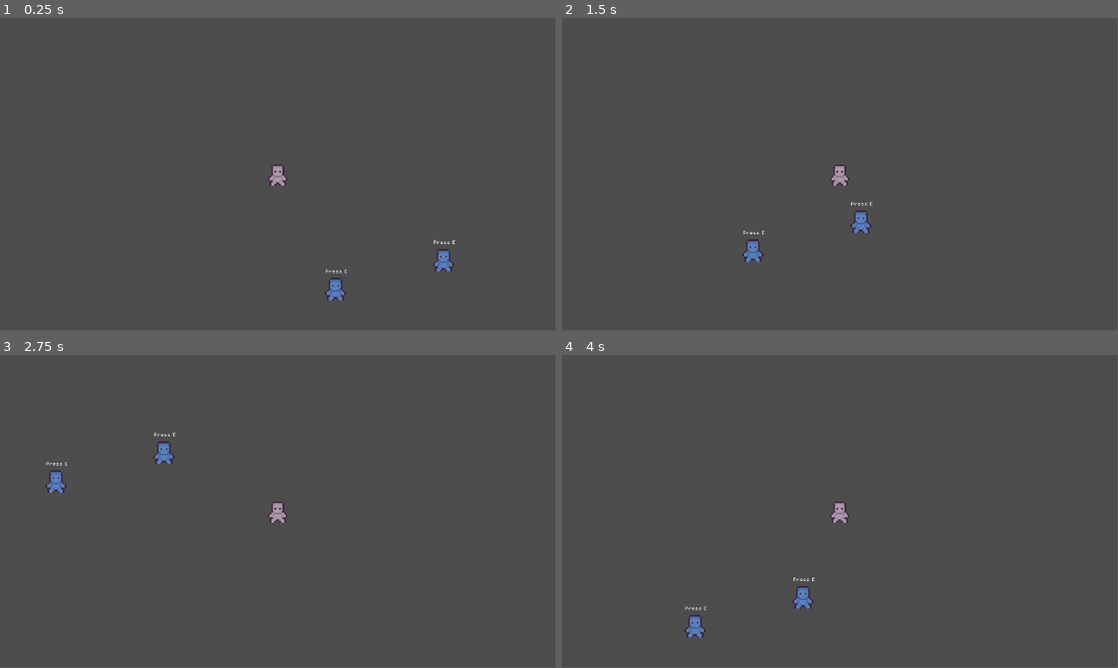
Above: before the commit, frames 1-4 (two rows, left to right).
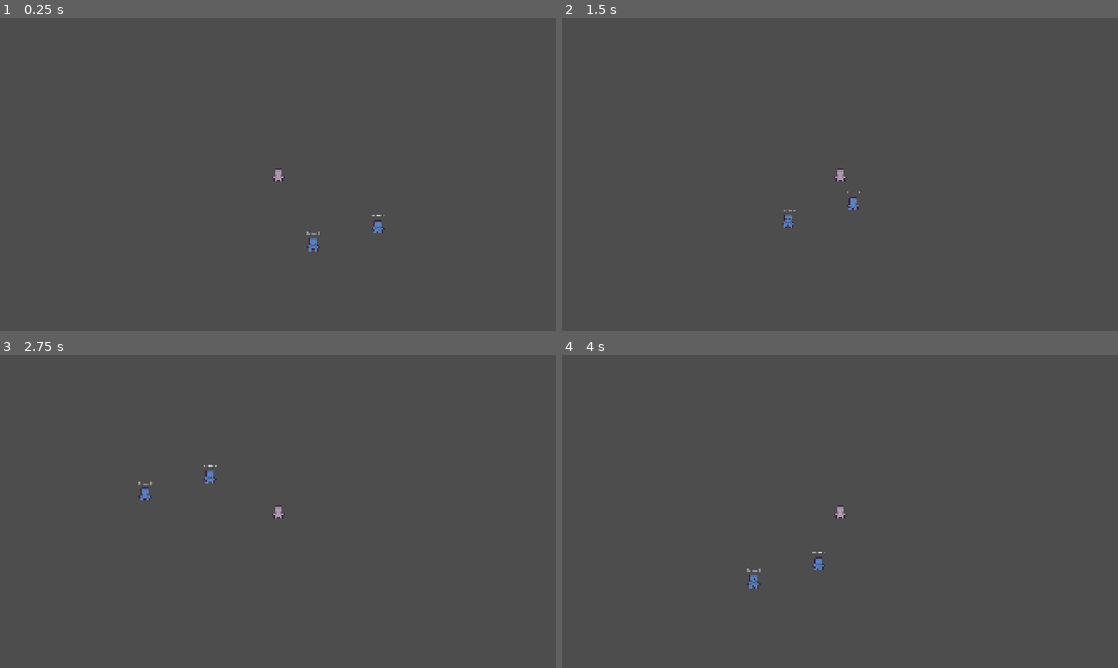
Above: after the commit, the same moments.

Repository: Dobix/godot-nostra
Game: Godot game, scene res://scenes/main.tscn
Two runs of this game, one before a commit and one after it. Both use one fixed random seed, a clock stepped at 60 frames per second and the inputs below.
Inputs (mouse positions are in pixels of both pictures, inside the frame that each line leads up to):
- Up to frame 1 (0.25 s): no input
- Up to frame 2 (1.5 s): tap E (Interact) at 0.5, 0.6, 1.25 s; move the mouse to (962, 158) at 0.52 s; hold D (right) 0.53-1.28 s; click (962, 158) at 0.67 s; move the mouse to (728, 190) at 1.27 s; hold S (down) from 1.28 s (still down); click (728, 190) at 1.35 s
- Up to frame 3 (2.75 s): tap E (Interact) at 2, 2.1 s; move the mouse to (333, 442) at 2.02 s; release S (down) at 2.03 s; hold D (right) from 2.03 s (still down)
- Up to frame 4 (4 s): tap E (Interact) at 2.75, 3.5, 3.6 s; move the mouse to (812, 574) at 2.77 s; release D (right) at 2.78 s; hold W (up) 2.78-3.53 s; click (812, 574) at 2.85 s; move the mouse to (1006, 558) at 3.52 s; hold A (left) from 3.53 s (still down)
In our replay, the window is 799x449 before the commit and 800x450 after it. These sizes can differ from the game's own. Grey fills any space a smaller window leaves; there, only what the larger window draws over its background counts as a difference.

The runs differ from the first frame. In frame 1, 0.7% of the frame differs, in the area x 48-82%, y 46-91%; in frame 2, 0.7%; in frame 3, 0.7%; in frame 4, 0.7%, in the area x 22-52%, y 46-91%.

Commit message:
cleaned up ui

Diff:
--- a/project.godot
+++ b/project.godot
@@ -17,6 +17,13 @@
 [autoload]
 
 Main="*res://scripts/main.gd"
+
+[display]
+
+window/size/viewport_width=1920
+window/size/viewport_height=1080
+window/stretch/mode="canvas_items"
+window/stretch/aspect="expand"
 
 [file_customization]
 
--- a/scenes/nostra/nostra_game.tscn
+++ b/scenes/nostra/nostra_game.tscn
@@ -17,91 +17,140 @@
 [node name="Nostra_Game" type="CanvasLayer"]
 script = ExtResource("1_ddfj3")
 
-[node name="MarginContainer" type="MarginContainer" parent="."]
+[node name="Background" type="ColorRect" parent="."]
 anchors_preset = 15
 anchor_right = 1.0
 anchor_bottom = 1.0
 grow_horizontal = 2
 grow_vertical = 2
+color = Color(0.234023, 0.18882, 0.0760692, 1)
 
-[node name="ColorRect_Background" type="ColorRect" parent="MarginContainer"]
-layout_mode = 2
-color = Color(0.353308, 0.2695, 0.395739, 1)
-
-[node name="Heading_Label" type="Label" parent="MarginContainer"]
-visible = false
-layout_mode = 2
-size_flags_horizontal = 4
-size_flags_vertical = 0
-theme_override_fonts/font = ExtResource("1_8dttg")
-theme_override_font_sizes/font_size = 32
-text = "NostraGame"
-
-[node name="Enemy_Label" type="Label" parent="MarginContainer"]
-layout_mode = 2
+[node name="Enemy_Label" type="Label" parent="."]
+offset_right = 202.0
+offset_bottom = 16.0
 size_flags_horizontal = 0
 size_flags_vertical = 0
 theme_override_fonts/font = ExtResource("2_ddfj3")
 text = "You play against"
 
-[node name="Turn_label" type="Label" parent="MarginContainer"]
-layout_mode = 2
+[node name="Turn_label" type="Label" parent="."]
+anchors_preset = 4
+anchor_top = 0.5
+anchor_bottom = 0.5
+offset_top = -8.0
+offset_right = 182.0
+offset_bottom = 8.0
+grow_vertical = 2
 size_flags_horizontal = 4
 size_flags_vertical = 0
 theme_override_fonts/font = ExtResource("1_8dttg")
 text = "Du bist dran!"
 
-[node name="Dice_result" type="Label" parent="MarginContainer"]
-layout_mode = 2
+[node name="Dice_result" type="Label" parent="."]
+anchors_preset = 8
+anchor_left = 0.5
+anchor_top = 0.5
+anchor_right = 0.5
+anchor_bottom = 0.5
+offset_left = -0.5
+offset_top = -11.5
+offset_right = 0.5
+offset_bottom = 11.5
+grow_horizontal = 2
+grow_vertical = 2
 size_flags_horizontal = 4
 
-[node name="npc_decision_label" type="Label" parent="MarginContainer"]
+[node name="npc_decision_label" type="Label" parent="."]
 visible = false
-layout_mode = 2
+anchors_preset = 8
+anchor_left = 0.5
+anchor_top = 0.5
+anchor_right = 0.5
+anchor_bottom = 0.5
+offset_left = -117.0
+offset_top = -8.0
+offset_right = 117.0
+offset_bottom = 8.0
+grow_horizontal = 2
+grow_vertical = 2
 size_flags_horizontal = 4
 theme_override_fonts/font = ExtResource("1_8dttg")
 text = "Der Gegner sagt:"
 
-[node name="round_result_label" type="Label" parent="MarginContainer"]
+[node name="round_result_label" type="Label" parent="."]
 visible = false
-layout_mode = 2
+anchors_preset = 8
+anchor_left = 0.5
+anchor_top = 0.5
+anchor_right = 0.5
+anchor_bottom = 0.5
+offset_left = -117.0
+offset_top = -8.0
+offset_right = 117.0
+offset_bottom = 8.0
+grow_horizontal = 2
+grow_vertical = 2
 size_flags_horizontal = 4
 theme_override_fonts/font = ExtResource("1_8dttg")
 text = "Der Gegner sagt:"
 
-[node name="Button_Roll" type="Button" parent="MarginContainer"]
-layout_mode = 2
+[node name="Button_Roll" type="Button" parent="."]
+anchors_preset = 8
+anchor_left = 0.5
+anchor_top = 0.5
+anchor_right = 0.5
+anchor_bottom = 0.5
+offset_left = -52.0
+offset_top = -12.0
+offset_right = 52.0
+offset_bottom = 12.0
+grow_horizontal = 2
+grow_vertical = 2
 size_flags_horizontal = 4
 size_flags_vertical = 4
 theme_override_fonts/font = ExtResource("2_ddfj3")
 text = "Würfeln"
 
-[node name="Button_Back" type="Button" parent="MarginContainer"]
-layout_mode = 2
-size_flags_horizontal = 8
-size_flags_vertical = 0
-theme_override_fonts/font = ExtResource("2_ddfj3")
-text = "Back"
-
-[node name="Button_show_end_result" type="Button" parent="MarginContainer"]
+[node name="Button_show_end_result" type="Button" parent="."]
 visible = false
-layout_mode = 2
+anchors_preset = 6
+anchor_left = 1.0
+anchor_top = 0.5
+anchor_right = 1.0
+anchor_bottom = 0.5
+offset_left = -190.0
+offset_top = -12.0
+offset_bottom = 12.0
+grow_horizontal = 0
+grow_vertical = 2
 size_flags_horizontal = 8
 size_flags_vertical = 4
 theme_override_fonts/font = ExtResource("2_ddfj3")
 text = "Zeige Ergebnis"
 
-[node name="Button_Next_Turn" type="Button" parent="MarginContainer"]
+[node name="Button_Next_Turn" type="Button" parent="."]
 visible = false
-layout_mode = 2
+anchors_preset = 6
+anchor_left = 1.0
+anchor_top = 0.5
+anchor_right = 1.0
+anchor_bottom = 0.5
+offset_left = -182.0
+offset_top = -12.0
+offset_bottom = 12.0
+grow_horizontal = 0
+grow_vertical = 2
 size_flags_horizontal = 8
 size_flags_vertical = 8
 theme_override_fonts/font = ExtResource("2_ddfj3")
 text = "Nächste Runde"
 
-[node name="Hand" type="ColorRect" parent="MarginContainer"]
+[node name="Hand" type="ColorRect" parent="."]
 custom_minimum_size = Vector2(600, 180)
-layout_mode = 2
+offset_left = 660.0
+offset_top = 900.0
+offset_right = 1260.0
+offset_bottom = 1080.0
 size_flags_horizontal = 4
 size_flags_vertical = 8
 color = Color(1, 1, 1, 0)
@@ -109,11 +158,11 @@
 hand_curve = SubResource("Curve_a0bb1")
 rotation_curve = SubResource("Curve_gk84w")
 
-[node name="PopupPanel" type="PopupPanel" parent="MarginContainer"]
+[node name="PopupPanel" type="PopupPanel" parent="."]
 initial_position = 2
 size = Vector2i(301, 100)
 
-[node name="HBoxContainer" type="HBoxContainer" parent="MarginContainer/PopupPanel"]
+[node name="HBoxContainer" type="HBoxContainer" parent="PopupPanel"]
 anchors_preset = 15
 anchor_right = 1.0
 anchor_bottom = 1.0
@@ -124,21 +173,20 @@
 grow_horizontal = 2
 grow_vertical = 2
 
-[node name="Older" type="Button" parent="MarginContainer/PopupPanel/HBoxContainer"]
+[node name="Older" type="Button" parent="PopupPanel/HBoxContainer"]
 layout_mode = 2
 size_flags_horizontal = 3
 theme_override_fonts/font = ExtResource("2_ddfj3")
 text = "Älter"
 
-[node name="Younger" type="Button" parent="MarginContainer/PopupPanel/HBoxContainer"]
+[node name="Younger" type="Button" parent="PopupPanel/HBoxContainer"]
 layout_mode = 2
 size_flags_horizontal = 3
 theme_override_fonts/font = ExtResource("2_ddfj3")
 text = "Jünger"
 
-[connection signal="pressed" from="MarginContainer/Button_Roll" to="." method="_on_button_roll_pressed"]
-[connection signal="pressed" from="MarginContainer/Button_Back" to="." method="_on_button_pressed"]
-[connection signal="pressed" from="MarginContainer/Button_show_end_result" to="." method="_on_button_show_end_result_pressed"]
-[connection signal="pressed" from="MarginContainer/Button_Next_Turn" to="." method="_on_button_next_turn_pressed"]
-[connection signal="pressed" from="MarginContainer/PopupPanel/HBoxContainer/Older" to="." method="_on_older_pressed"]
-[connection signal="pressed" from="MarginContainer/PopupPanel/HBoxContainer/Younger" to="." method="_on_younger_pressed"]
+[connection signal="pressed" from="Button_Roll" to="." method="_on_button_roll_pressed"]
+[connection signal="pressed" from="Button_show_end_result" to="." method="_on_button_show_end_result_pressed"]
+[connection signal="pressed" from="Button_Next_Turn" to="." method="_on_button_next_turn_pressed"]
+[connection signal="pressed" from="PopupPanel/HBoxContainer/Older" to="." method="_on_older_pressed"]
+[connection signal="pressed" from="PopupPanel/HBoxContainer/Younger" to="." method="_on_younger_pressed"]
--- a/scripts/nostra/nostra_game.gd
+++ b/scripts/nostra/nostra_game.gd
@@ -3,15 +3,15 @@
 @onready var deck_manager = preload("res://scripts/nostra/deck_manager.gd").new()
 @onready var ai = preload("res://scripts/nostra/nostra_ai_enemy.gd").new()
 
-@onready var hand: ColorRect = $MarginContainer/Hand
-@onready var popup: PopupPanel = $MarginContainer/PopupPanel
-@onready var dice_result: Label = $MarginContainer/Dice_result
-@onready var roll_button: Button = $MarginContainer/Button_Roll
-@onready var turn_label: Label = $MarginContainer/Turn_label
-@onready var npc_decision_label: Label = $MarginContainer/npc_decision_label
-@onready var round_result_label: Label = $MarginContainer/round_result_label
-@onready var next_turn_button: Button = $MarginContainer/Button_Next_Turn
-@onready var show_end_result_button: Button = $MarginContainer/Button_show_end_result
+@onready var hand: ColorRect = $Hand
+@onready var popup: PopupPanel = $PopupPanel
+@onready var dice_result: Label = $Dice_result
+@onready var roll_button: Button = $Button_Roll
+@onready var turn_label: Label = $Turn_label
+@onready var npc_decision_label: Label = $npc_decision_label
+@onready var round_result_label: Label = $round_result_label
+@onready var next_turn_button: Button = $Button_Next_Turn
+@onready var show_end_result_button: Button = $Button_show_end_result
 
 
 enum Turn { PLAYER, NPC }
@@ -45,7 +45,7 @@
 	turn_label.text = ""
 	hand.allowed_to_interact = false
 	hand.on_card_dbl_click = Callable(self, "show_card_popup")
-	$MarginContainer/Enemy_Label.text = "You play against: " + npc_name
+	$Enemy_Label.text = "You play against: " + npc_name
 
 	var full_deck = deck_manager.get_deck()
 	full_deck.shuffle()
@@ -140,10 +140,13 @@
 		attacker_card_data = card_data
 		attacker_decision = decision
 		if current_defender == "NPC":
+			remove_card_from_player_hand(card_data.id)  # HIER
 			respond_npc()
 	else:
 		defender_card_data = card_data
+		remove_card_from_player_hand(card_data.id)  # HIER
 		resolve_round(attacker_card_data, defender_card_data, attacker_decision, decision)
+
 
 func resolve_round(card1: CardData, card2: CardData, decision1: String, decision2: String):
 	npc_decision_label.hide()
@@ -191,11 +194,12 @@
 	round_result_label.show()
 	round_just_ended = true
 
-	draw_cards_if_possible()
-	await get_tree().create_timer(0.2).timeout
-
 	var player_empty = player_hand.is_empty() and player_deck.is_empty()
 	var npc_empty = npc_hand.is_empty() and npc_deck.is_empty()
+	print(player_empty)
+	print(npc_empty)
+	print(player_hand)
+	print(npc_hand)
 
 	if player_empty and npc_empty:
 		next_turn_button.hide()
@@ -217,6 +221,7 @@
 	round_result_label.hide()
 	next_turn_button.hide()
 	round_just_ended = false
+	draw_cards_if_possible()
 	next_turn()
 
 func _on_button_show_end_result_pressed():
@@ -262,6 +267,8 @@
 			player_hand = player_hand.filter(func(c): return c.id != card_id)
 			card.reparent(get_tree().root)
 			card.queue_free()
+			await get_tree().process_frame
+			hand._update_cards()
 			break
 
 func draw_cards_if_possible():
@@ -280,7 +287,6 @@
 		hand.allowed_to_interact = false
 		evaluate_round("Spieler", selected_popup_card, "älter")
 		npc_decision_label.hide()
-		remove_card_from_player_hand(selected_popup_card.id)
 
 func _on_younger_pressed() -> void:
 	if selected_popup_card:
@@ -288,4 +294,3 @@
 		hand.allowed_to_interact = false
 		evaluate_round("Spieler", selected_popup_card, "jünger")
 		npc_decision_label.hide()
-		remove_card_from_player_hand(selected_popup_card.id)
Binary file added: assets/nostra/Tanju/TK-09.png
Not shown, added: assets/nostra/Tanju/TK-09.png.import
Binary file added: assets/nostra/placeholder_enemy.png
Not shown, added: assets/nostra/placeholder_enemy.png.import
